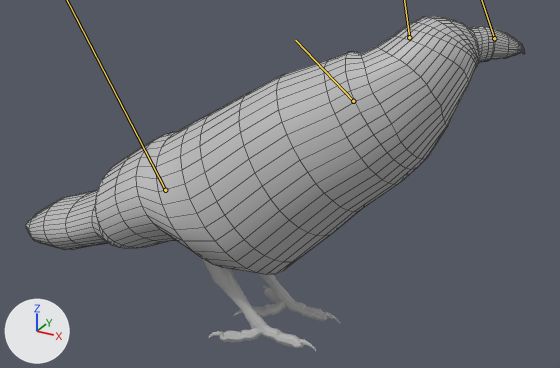
Before and after pictures for a commit that changed the FBX model Assets/Animation/Crow_anim1.fbx.
Both versions are drawn from a camera (50 mm lens) standing at (0.119, -0.217, 0.168) and looking at (-0.005, 0.009, 0.055). Arrows for +X, +Y and +Z are at lower left; the lights stay in place. Both versions are drawn at frame 321 of the action 'Take 001'; the numbers are the values there. The bones that bend it are drawn over the model as lines. Mesh edges are drawn as thin lines on the coarser meshes.

Objects in the first picture: 'rig_crow_12:Corps', 'rig_crow_12:polySurface4', 'rig_crow_12:polySurface6', 'rig_crow_12:polySurface8', 'rig_crow_12:polySurface9'.
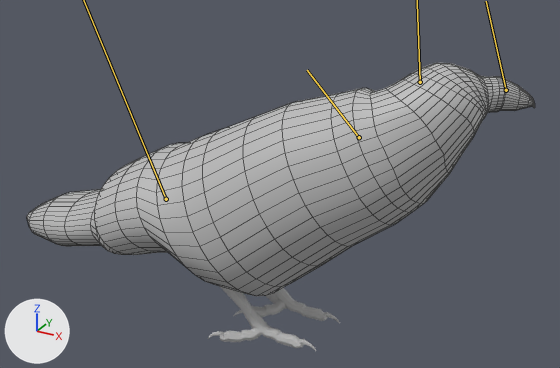
Boxes [x1, y1, x2, y2] around the edits, measured in the pictures (560 x 368 px):
'rig_crow_12:Corps', posed (10% shorter): before [26, 16, 525, 275]; after [27, 63, 535, 296]

The edits, one by one:
Bone 'rig_crow_12:Body_CTRL' (bone_rig_crow_12_body_ctrl) moves from (0.62, 0.85, 0.0) to (0.39, 0.53, 0.0).
Bone 'rig_crow_12:Body_CTRL' (bone_rig_crow_12_body_ctrl) turns from (3, 4, -9) to (1, 2, -14) degrees about its own x, y and z.
